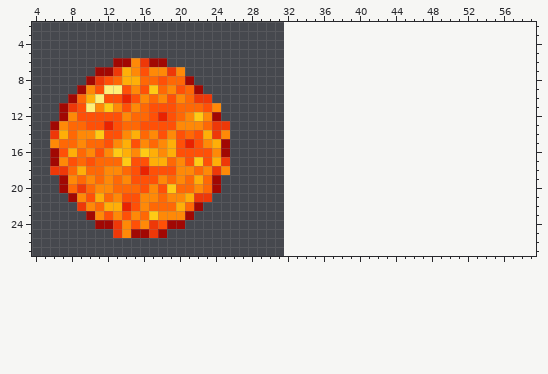
One commit to this pixel-art file: aseprite/planets.aseprite. Above: the version before the commit.
32x32 pixels, 1 frame. Colours within 5 levels of each other are drawn and written as one. Shown: x 4..59, y 2..27. The old version is drawn lined up with the new one, on the new canvas.
The result:
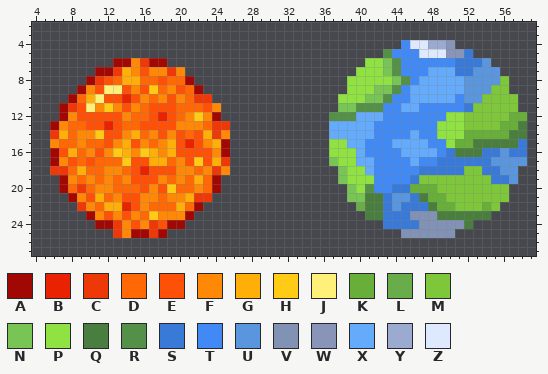
Palette (. is transparent): A #a10803  B #e92201  C #ee3808  D #ff6805  E #ff5007  F #ff8907  G #ffaf08  H #ffcb15  J #fff079  K #67af38  L #69ad4a  M #7ec73a  N #78c555  P #90e242  Q #4a7e3f  R #549048  S #3979d8  T #418af5  U #5996dd  V #8192b5  W #8895b8  X #65abfb  Y #9baad1  Z #dee9fd
Difference:
canvas 32x32 -> 96x32
@@ x 35..59 @@
  3 .........................
- 4 .........................
- 5 .........................
- 6 .........................
- 7 .........................
- 8 .........................
- 9 .........................
-10 .........................
-11 .........................
-12 .........................
-13 .........................
-14 .........................
-15 .........................
-16 .........................
-17 .........................
-18 .........................
-19 .........................
-20 .........................
-21 .........................
-22 .........................
-23 .........................
-24 .........................
-25 .........................
+ 4 ..........TZZYYW.........
+ 5 ........RTTTZZZWWS.......
+ 6 ......PPNRTTTTTTSSSU.....
+ 7 .....PPPNRTTTXXXSSUUU....
+ 8 ....PPPPPNRTXXXXXUUUUM...
+ 9 ....PPPNNRTXXXXXXUUUMM...
+10 ...PPPNNRTTXXXXXTUUMMMM..
+11 ...NNRRRTTXXTTTTTSMMMMM..
+12 ..RRRXXXTTTTTTTPPMMMMMKK.
+13 ..XXXXXTTTTTTTPPPMMMMKKQ.
+14 ..XXXXXTTTTXTTPPPKKKKKQQ.
+15 ..PPXXTTTXXXXTTPKKQQQQQS.
+16 ..PPPXTTTTXXXXTSQQQSSUSS.
+17 ..NPPXXTTTTXTTSSSSSSUUUU.
+18 ...NPPXTTTTTSSSSSMMSSUU..
+19 ...NPPPTTTTSMMMMMMMMSSU..
+20 ....NPRTTSSKKKMMMMMMMM...
+21 ....NNQQSUUSQKKMMMMMMM...
+22 .....LQQSUSSSQKKMMMKM....
+23 ......QQSSSVVVQQQQQQ.....
+24 ........SSSSVVVVVQ.......
+25 ..........VVVVVV.........
 26 .........................
